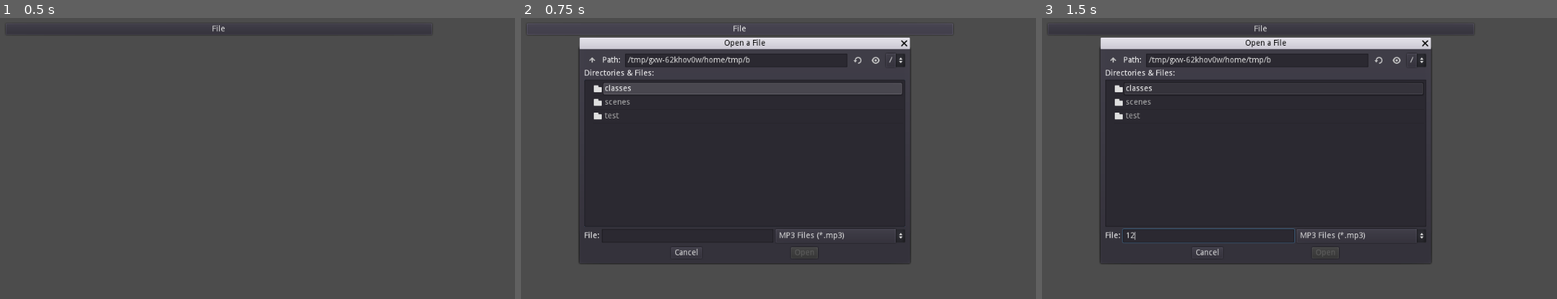
Above: before the commit, frames 1-3 (left to right).
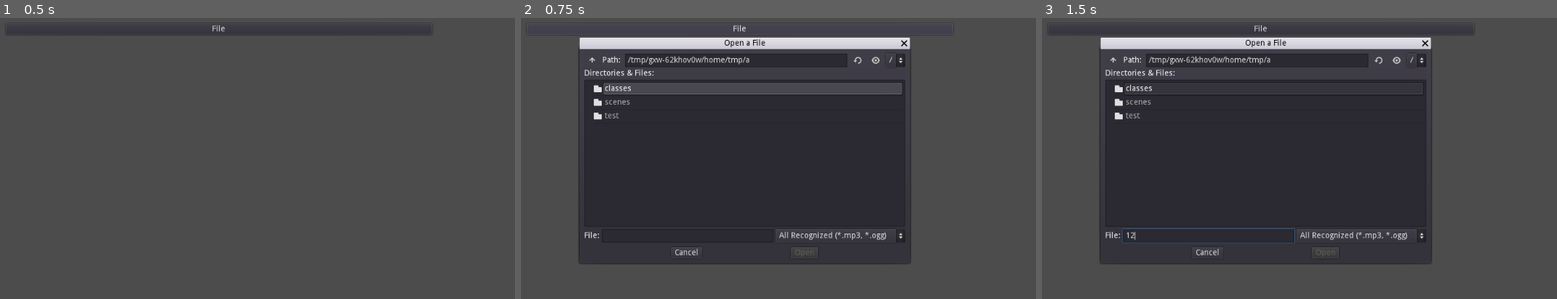
Above: after the commit, the same moments.

Repository: andrew-wilkes/vinyl
Game: Godot game, scene res://test/TestAudio.tscn
Same seed, same stepped clock (60 frames per second), same inputs: the game is played once before the commit and once after it. This scene is started directly instead of the project's main scene.
Inputs (mouse positions are in pixels of both pictures, inside the frame that each line leads up to):
- Up to frame 1 (0.5 s): no input
- Up to frame 2 (0.75 s): click "File" at 0.5 s
- Up to frame 3 (1.5 s): click (1206, 237) at 1.27 s; type "12" at 1.35 s

Frame 1 is identical in both runs. In frame 2, 0.3% of the frame differs, in the area x 43-71%, y 13-80%; in frame 3, 0.3%.

Commit message:
Parse ogg files

Diff:
--- a/src/classes/audio.gd
+++ b/src/classes/audio.gd
@@ -7,15 +7,22 @@
 	player = audio_player_instance
 
 
-func load_data(path):
+func load_data(path: String):
 	var file = File.new()
 	var err = file.open(path, File.READ)
 	if err == OK:
-		var stream = AudioStreamMP3.new()
-		stream.data = file.get_buffer(file.get_len())
+		var data = file.get_buffer(file.get_len())
 		file.close()
+		var stream
+		match path.get_extension():
+			"mp3":
+				parse_mp3(data)
+				stream = AudioStreamMP3.new()
+			"ogg":
+				parse_ogg(data)
+				stream = AudioStreamOGGVorbis.new()
+		stream.data = data
 		player.stream = stream
-		parse_data(stream.data)
 
 
 func pause(pause = true):
@@ -38,7 +45,34 @@
 	player.pitch_scale = actual / target
 
 
-func parse_data(data: PoolByteArray):
+func parse_ogg(data: PoolByteArray):
+	info = { error = null }
+	# Locate the comments header, it is where the second "vorbis" octet stream occurs
+	var hex = data.subarray(0, 0x100).hex_encode()
+	var idx = hex.find("766f72626973")
+	if idx > 0:
+		idx = hex.find("766f72626973", idx + 6) / 2 + 6
+		# Let's just use the 1st byte of the 32-bit length values for the length
+		# Skip over vendor_string
+		idx += data[idx] + 4
+		var num_comments = data[idx]
+		idx += 4
+		for n in num_comments:
+			var comment_length = data[idx]
+			idx += 4
+			var comment = data.subarray(idx, idx + comment_length - 1).get_string_from_utf8()
+			var tag_val = comment.split("=")
+			if tag_val.size() == 2:
+				var tag = tag_val[0].to_lower()
+				match tag:
+					"artist":
+						info["band"] = tag_val[1]
+					_:
+						info[tag] = tag_val[1]
+			idx += comment_length
+
+
+func parse_mp3(data: PoolByteArray):
 	info = { error = null }
 	if data.size() < 10:
 		info.error = "NOT ID3"
--- a/src/test/TestAudio.tscn
+++ b/src/test/TestAudio.tscn
@@ -12,10 +12,10 @@
 [node name="FileDialog" type="FileDialog" parent="."]
 margin_right = 581.0
 margin_bottom = 377.0
-window_title = "Load a File"
+window_title = "Open a File"
 mode = 0
 access = 2
-filters = PoolStringArray( "*.mp3 ; MP3 Files" )
+filters = PoolStringArray( "*.mp3 ; MP3 Files", "*.ogg ; Ogg Vorbis Files" )
 
 [node name="VBox" type="VBoxContainer" parent="."]
 margin_left = 128.0
Not shown, changed: research/player.txt
